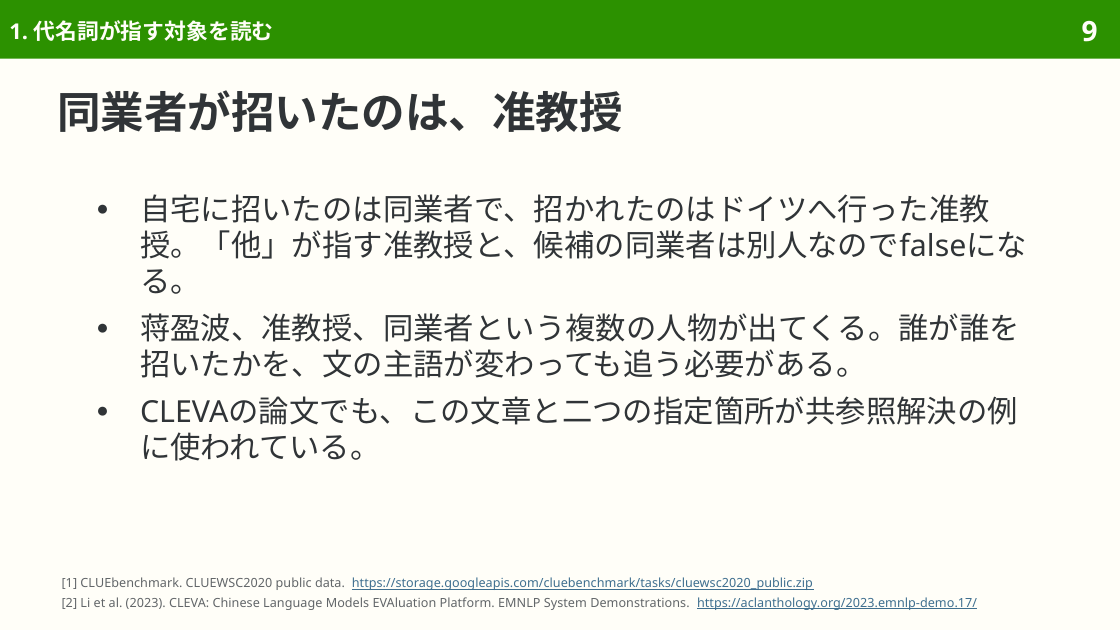
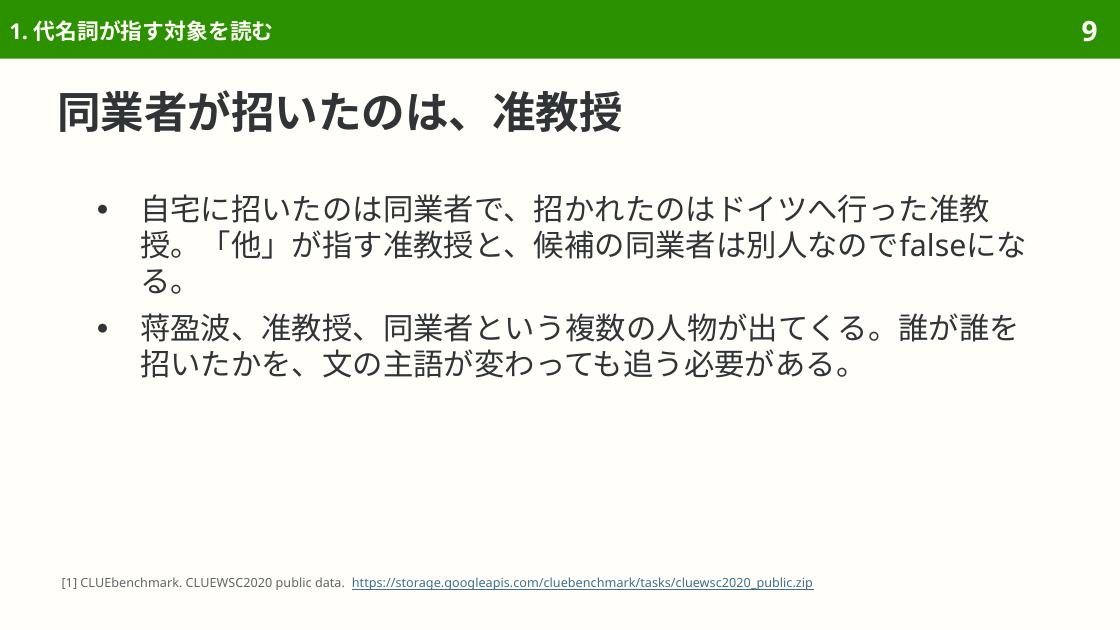
Before and after one commit to sasakiy84/datasets-in-10-minutes, a slide deck: slide 9 of slides/datasets-in-10-minutes-cluewsc2020.pptx. Drawn at 1120x630 pixels with LibreOffice and Linux fonts; fonts in the diff are those of the drawing. Boxes give left, top, right and bottom in pixels: in the first picture for what was removed or moved away, otherwise in the second. Text is boxed around its words. In the diff, an @@ line names an element or a change of style, - is before the commit and + after.

Commit message:
Center CLUEWSC2020 on Chinese reference resolution and original evaluation

```diff
--- a/slides/datasets-in-10-minutes-cluewsc2020.pptx
+++ b/slides/datasets-in-10-minutes-cluewsc2020.pptx
@@ text at bbox=[140, 396, 1018, 461]: paragraph removed @@
-● CLEVAの論文でも、この文章と二つの指定箇所が共参照解決の例に使われている。
@@ text at bbox=[62, 597, 977, 610]: paragraph removed @@
-[2] Li et al. (2023). CLEVA: Chinese Language Models EVAluation Platform. EMNLP System Demonstrations. https://aclanthology.org/2023.emnlp-demo.17/
```
Also in this commit, not shown: 10 other slides changed, 4 slides removed, 55 other files.
